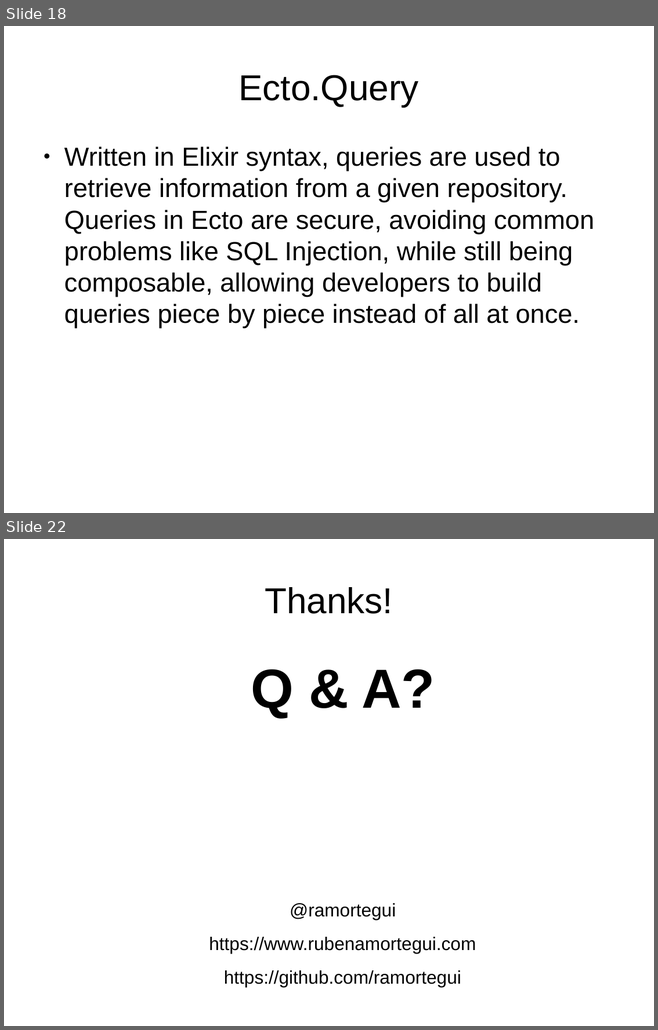
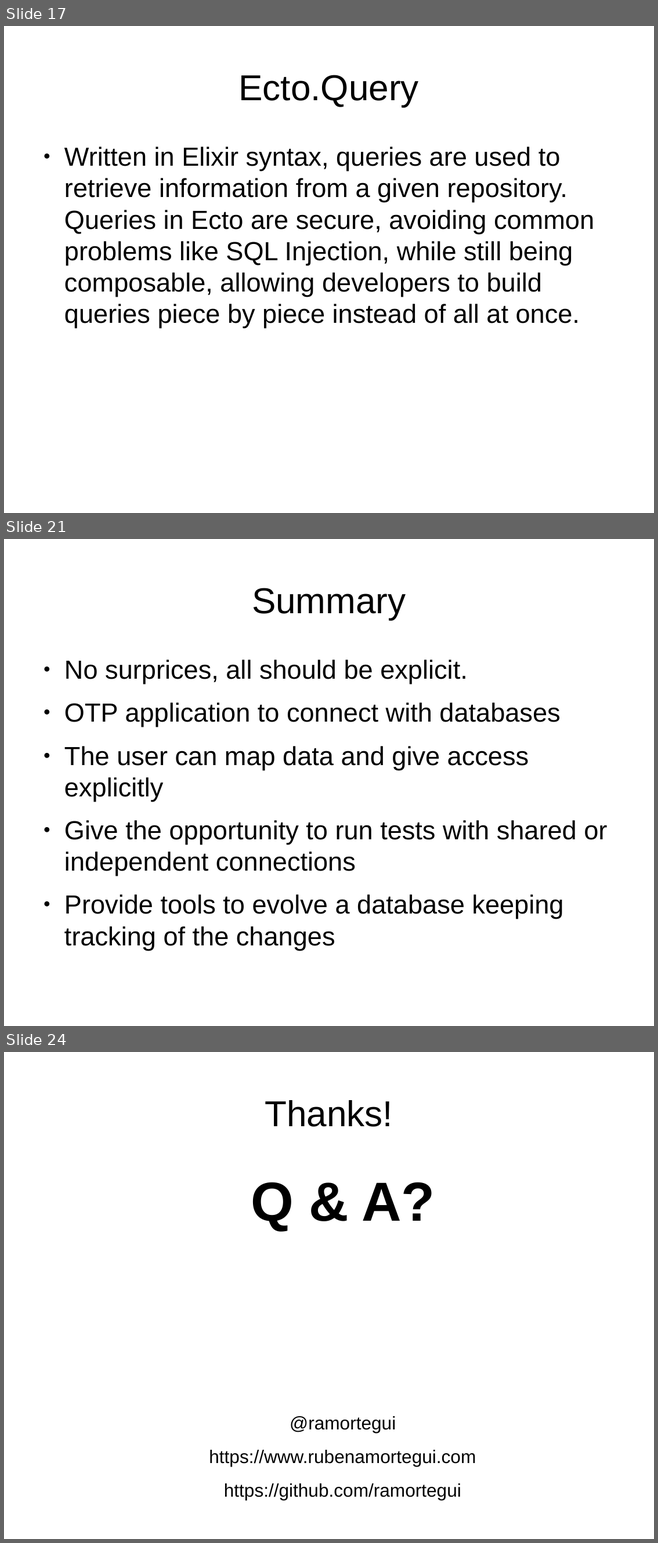
Before and after one commit to ramortegui/talks, a slide deck: odps/ecto.odp. Shown one above the other, each under a label of ours: slides 18 and 22 before the commit, slides 17, 21 and 24 after it; the slides between them are not shown. The pictures are 658x1030 and 658x1543 pixels, drawn with LibreOffice and Linux fonts; fonts in the diff are those of the drawing. Boxes give left, top, right and bottom in pixels: in the first picture for what was removed or moved away, otherwise in the second. Text is boxed around its words. In the diff, an @@ line names an element or a change of style, - is before the commit and + after.

```diff
--- a/odps/ecto.odp
+++ b/odps/ecto.odp
@@ slide 21 added at [4,539,654,1026], background #FFFFFF @@
@@ title added at [252,588,405,620], 44 pt, text #000000 @@
+Summary
@@ text added at [64,660,607,950], 32 pt, text #000000 @@
+● No surprices, all should be explicit.
+● OTP application to connect with databases
+● The user can map data and give access explicitly
+● Give the opportunity to run tests with shared or independent connections
+● Provide tools to evolve a database keeping tracking of the changes
@@ what was slide 18 is now slide 17 @@
@@ what was slide 22 is now slide 24 @@
```
Also in this commit, not shown: 7 slides changed, 3 other slides added, 2 slides removed.
